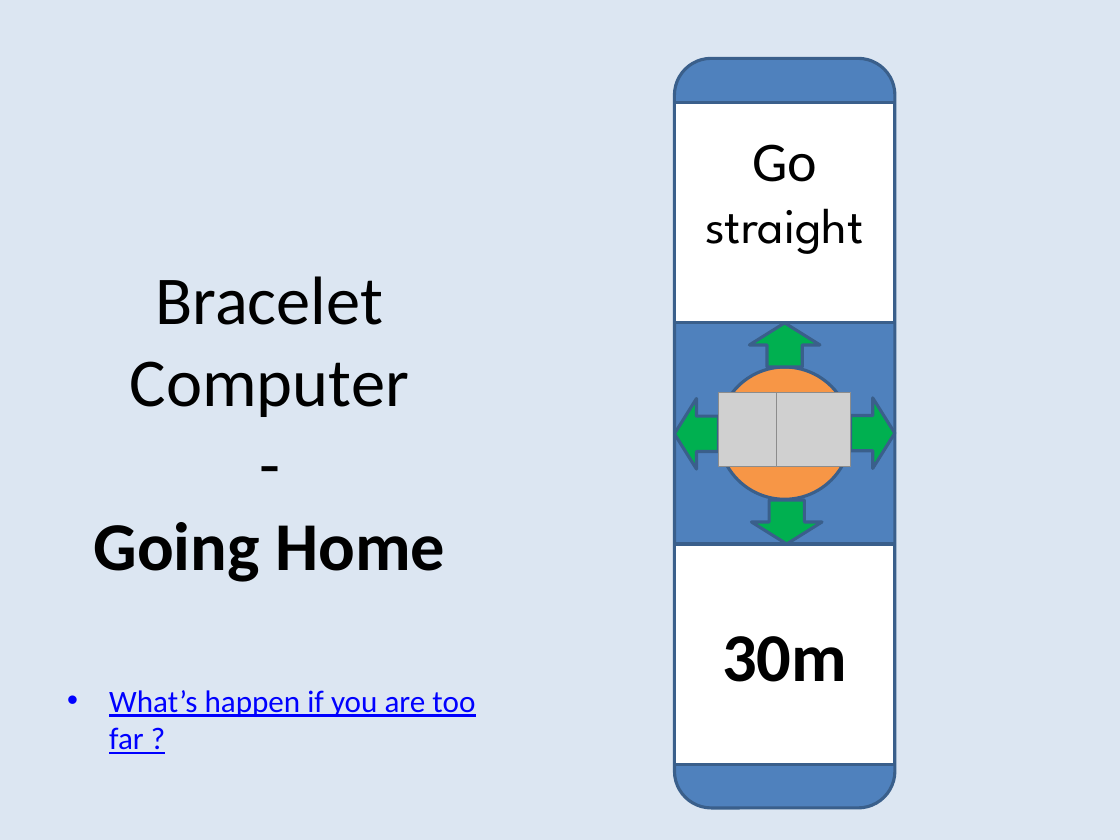
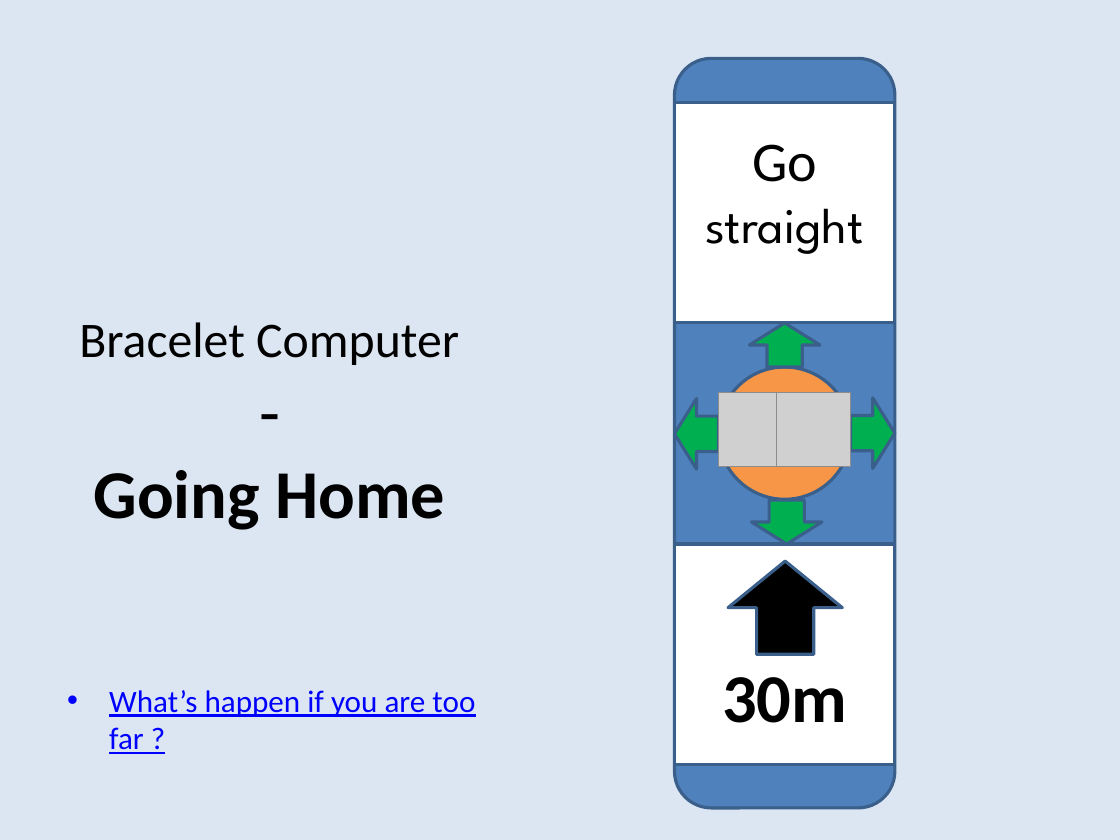
Before and after one commit to Nico420/cours-newcastle, a slide deck: slide 5 of Graphical User interfaces/Graphical User Interfaces.pptx. Drawn at 1120x840 pixels with LibreOffice and Linux fonts; fonts in the diff are those of the drawing; grey boxes stand for pictures. Boxes give left, top, right and bottom in pixels: in the first picture for what was removed or moved away, otherwise in the second. Text is boxed around its words. In the diff, an @@ line names an element or a change of style, - is before the commit and + after.

```diff
--- a/Graphical User interfaces/Graphical User Interfaces.pptx
+++ b/Graphical User interfaces/Graphical User Interfaces.pptx
@@ title "Bracelet Computer - Going Home" at (x1=79, y1=322, x2=459, y2=530): size 44 to 32 pt in "Bracelet Computer" @@
@@ up arrow added at (x1=728, y1=561, x2=842, y2=654), fill #000000, outline #3A5F8C 2 pt @@
```
Also in this commit, not shown: 19 other slides changed, 4 other files.
